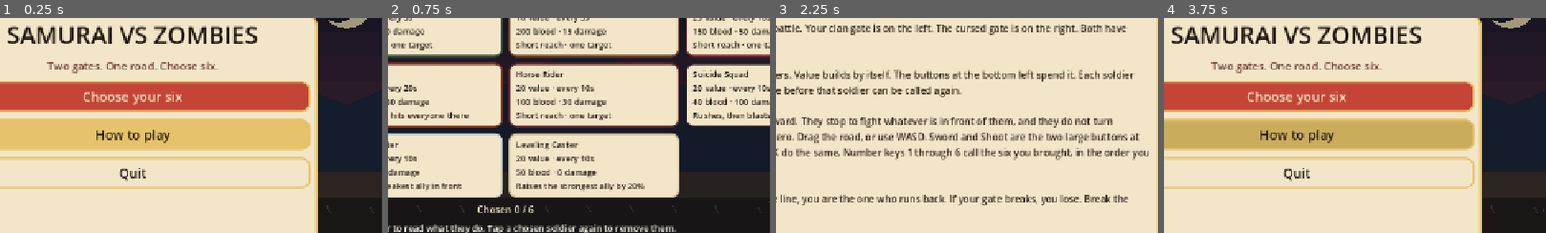
Above: before the commit, frames 1-4 (left to right).
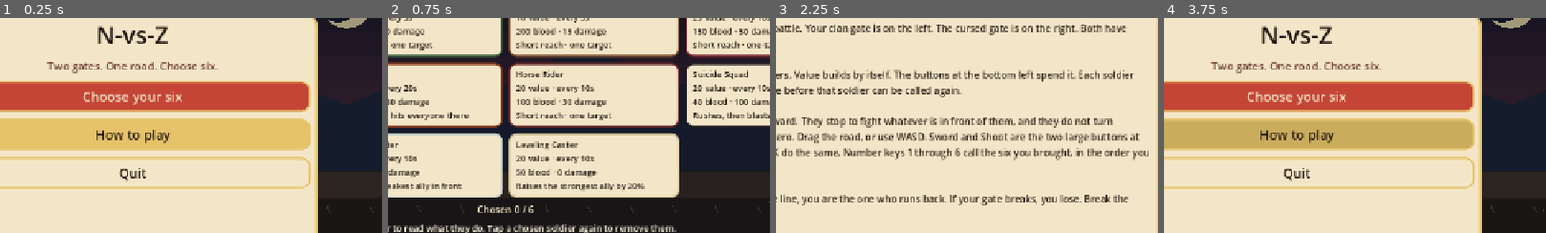
Above: after the commit, the same moments.

Repository: thomakhy025-code/n-vs-z
Game: Godot game, scene res://scenes/main.tscn
Same seed, same stepped clock (60 frames per second), same inputs: the game is played once before the commit and once after it.
Inputs (mouse positions are % of the whole screen's width and height, from its top left):
- Up to frame 1 (0.25 s): no input
- Up to frame 2 (0.75 s): click "Choose your six" at 0.5 s
- Up to frame 3 (2.25 s): click "Back" at 1.25 s; click "How to play" at 2 s
- Up to frame 4 (3.75 s): click "Back" at 2.75 s; tap Enter at 3.5 s; move the mouse to (72, 45) at 3.52 s; hold D (move_right) from 3.53 s (still down); hold K (shoot) from 3.53 s (still down); click (72, 45) at 3.67 s
The pictures show only the part of the screen within x 33-83%, y 19-69%; the shares and areas given below are measured in that part.

The runs differ from the first frame. In frame 1, 3.0% of the frame differs, in the area x 2-68%, y 3-12%; in frame 2, nothing differs; in frame 3, nothing differs; in frame 4, 3.0%.

Commit message:
Rename the published game to N-vs-Z.
Co-authored-by: Cursor <cursoragent@cursor.com>

Diff:
--- a/project.godot
+++ b/project.godot
@@ -4,7 +4,7 @@
 
 [application]
 
-config/name="Samurai vs Zombies"
+config/name="N-vs-Z"
 config/description="A side-view gate battle. Choose six soldiers, hold your gate, and break the cursed gate."
 run/main_scene="res://scenes/main.tscn"
 config/features=PackedStringArray("4.7", "GL Compatibility")
--- a/scripts/main.gd
+++ b/scripts/main.gd
@@ -117,7 +117,7 @@
 	var box := VBoxContainer.new()
 	box.add_theme_constant_override("separation", 12)
 	panel.add_child(box)
-	var title := UiSkin.label("SAMURAI VS ZOMBIES", 40, Color("1c140e"))
+	var title := UiSkin.label("N-vs-Z", 40, Color("1c140e"))
 	title.horizontal_alignment = HORIZONTAL_ALIGNMENT_CENTER
 	box.add_child(title)
 	var sub := UiSkin.label("Two gates. One road. Choose six.", 18, Color("6b3a32"))
Not shown, changed: export_presets.cfg
Not shown, changed: docs/index.pck
